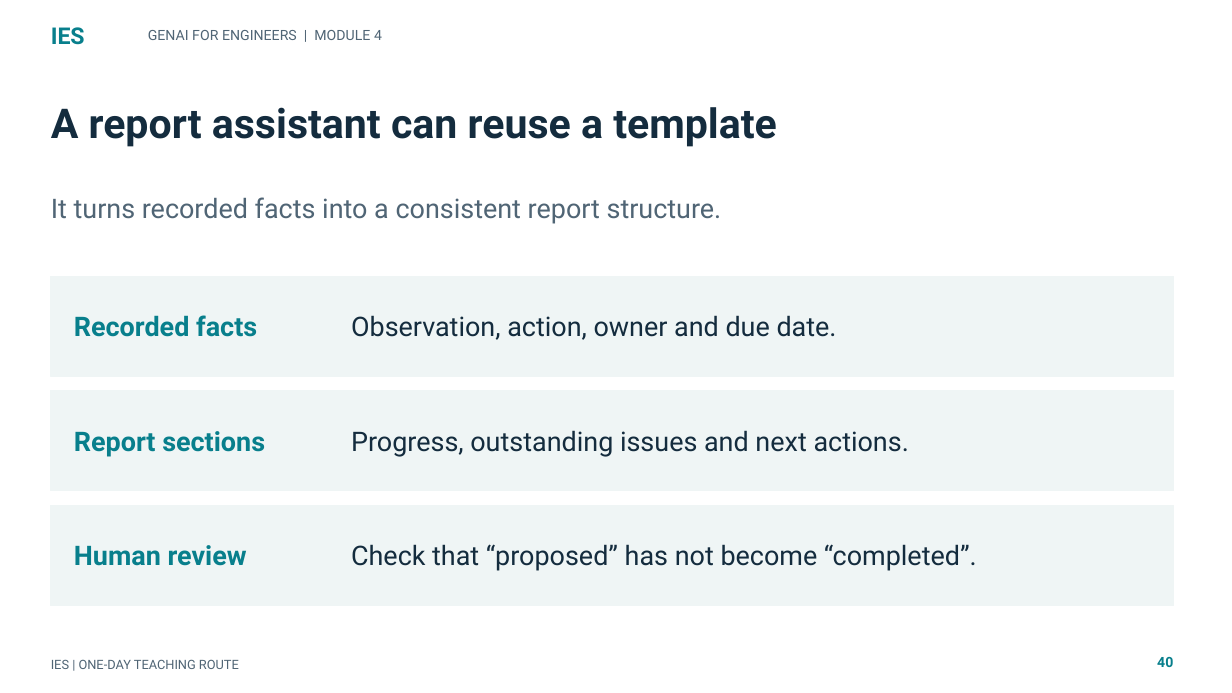
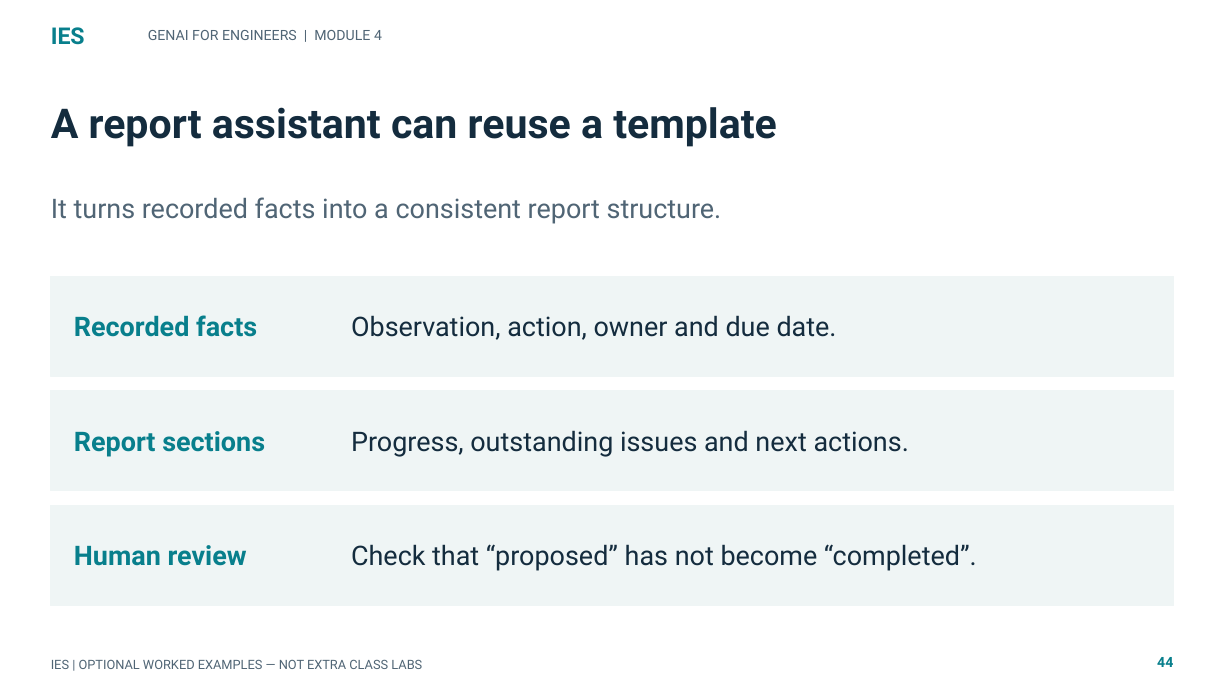
Before and after one commit to tertiarycourses/IES-GenAI-for-Engineers, a slide deck: slide 44 of courseware/Slides/IES-GenAI-for-Engineers.pptx (slide 40 before the commit). Drawn at 1232x693 pixels with LibreOffice and Linux fonts; fonts in the diff are those of the drawing. Boxes give left, top, right and bottom in pixels: in the first picture for what was removed or moved away, otherwise in the second. Text is boxed around its words. In the diff, an @@ line names an element or a change of style, - is before the commit and + after.

```diff
--- a/courseware/Slides/IES-GenAI-for-Engineers.pptx
+++ b/courseware/Slides/IES-GenAI-for-Engineers.pptx
@@ text at [51, 659, 422, 669]: text changed @@
-IES | ONE-DAY TEACHING ROUTE
+IES | OPTIONAL WORKED EXAMPLES — NOT EXTRA CLASS LABS
@@ text at [1157, 657, 1173, 667]: text changed @@
-40
+44
```
Also in this commit, not shown: 168 other slides changed, 9 slides added, 7 other files.
